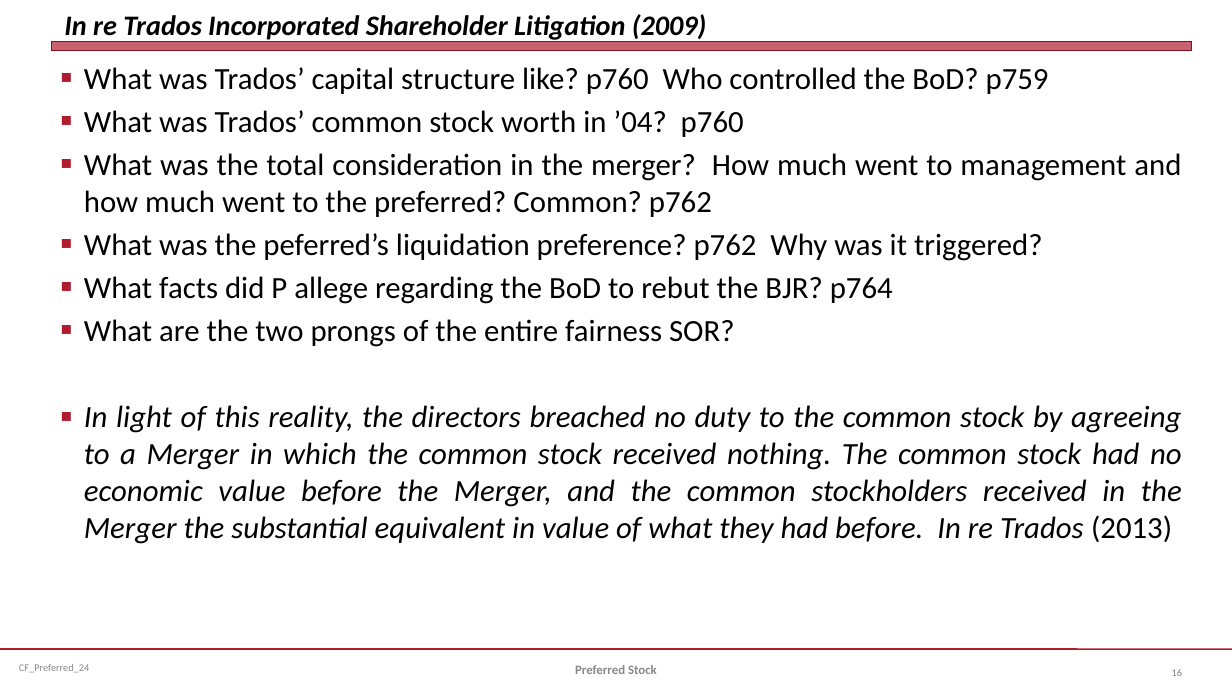
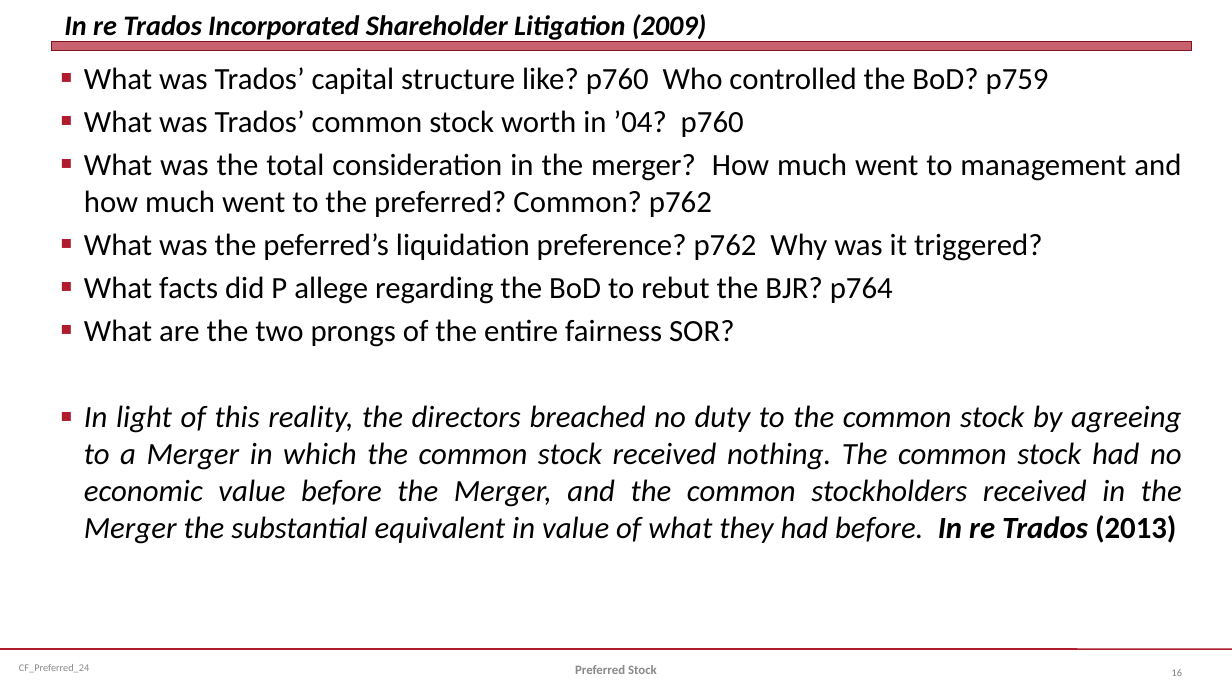
Before and after one commit to jmc877/Corporate-Finance, a slide deck: slide 16 of slides/CF_Preferred_24.pptx. Drawn at 1232x693 pixels with LibreOffice and Linux fonts; fonts in the diff are those of the drawing. Boxes give left, top, right and bottom in pixels: in the first picture for what was removed or moved away, otherwise in the second. Text is boxed around its words. In the diff, an @@ line names an element or a change of style, - is before the commit and + after.

```diff
--- a/slides/CF_Preferred_24.pptx
+++ b/slides/CF_Preferred_24.pptx
@@ text at (x1=84, y1=405, x2=1182, y2=544): bold on in "In re Trados (2013)" @@
```
Also in this commit, not shown: 4 other files.
